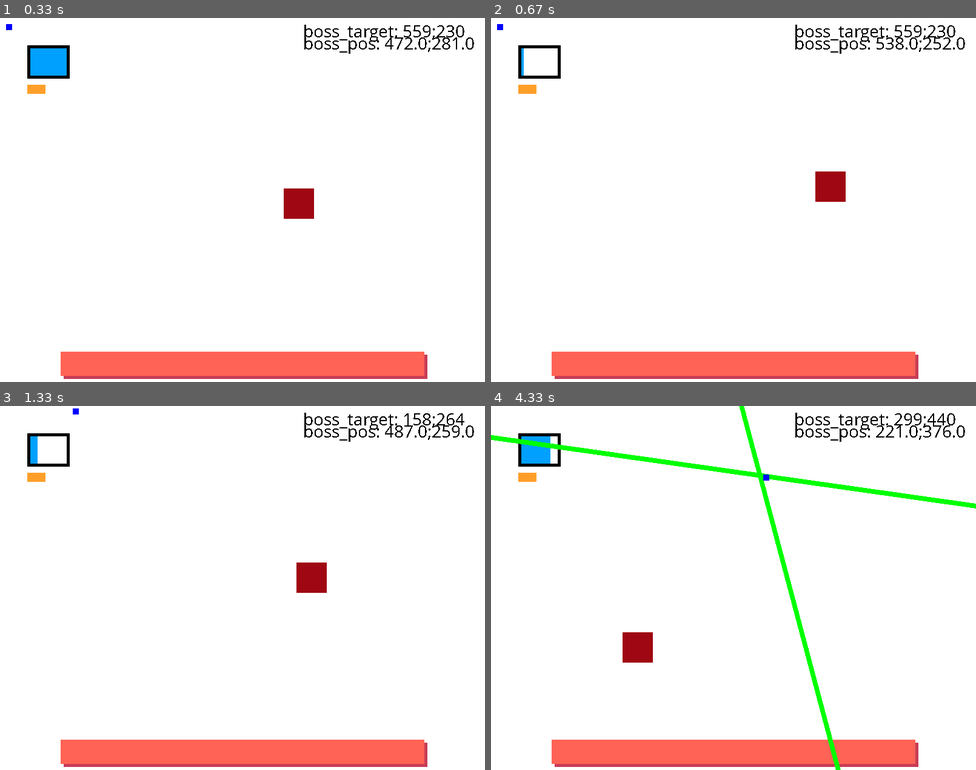
Above: before the commit, frames 1-4 (two rows, left to right).
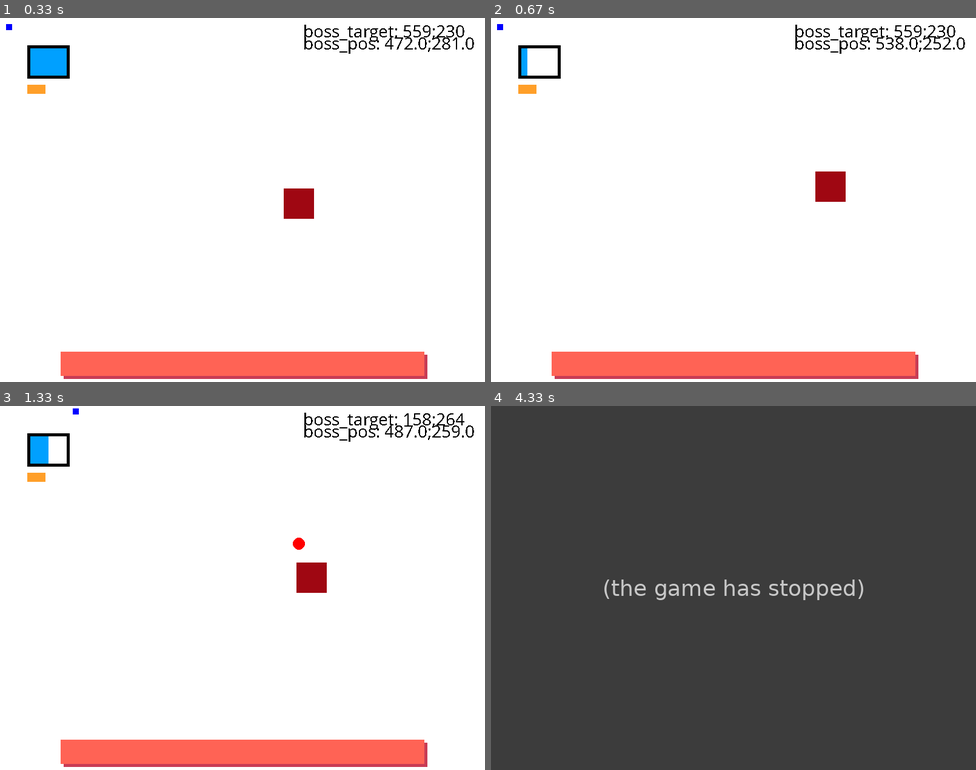
Above: after the commit, the same moments.

Repository: johannesbenjohannes/BlueSquer
Game: pygame game, started from main.py
Two runs of this game, one before a commit and one after it. Both use one fixed random seed, a clock stepped at 60 frames per second and the inputs below.
Inputs:
- Up to frame 1 (0.33 s): no input
- Up to frame 2 (0.67 s): tap Space at 0.33 s
- Up to frame 3 (1.33 s): hold D 0.67-1.13 s; tap Space at 0.73, 1.03, 1.23 s; tap Z at 0.82 s; hold D from 1.17 s (still down)
- Up to frame 4 (4.33 s): tap Space at 1.53, 1.73, 2.07, 2.37, 2.73, 3.13, 3.43, 3.63, 3.93 s; release D at 1.63 s; hold S 1.67-1.97 s; hold D 2-2.63 s; tap Z at 2.15, 3.72 s; hold S 2.67-3.03 s; hold D 3.07-3.53 s; hold D 3.57-4.03 s

Frame 1 is identical in both runs. In frame 2, less than 0.1% of the frame differs, in the area x 6-8%, y 8-16%; in frame 3, 0.2%; in frame 4, 100%, in the area x 0-100%, y 0-100%.
After the commit the program exited at 4.28 s; later frames show no game.

Commit message:
boss shoots when it moves

Diff:
--- a/main.py
+++ b/main.py
@@ -72,7 +72,7 @@
     #drawline = False # Est-ce qu'il faut dessiner la ligne actuellement ?
 
     nb_phase = 2 # Nombre de la phase actuelle
-    nb_phase = 2 # Nombre de la phase actuelle
+
 
     current_pattern = "NO PATTERN" # Pattern actuel
     previous_pattern = "NO PATTERN"
@@ -116,10 +116,10 @@
     phase_2 = ["line2"]
     alive = True # Etat du player
     immortel = True # Mettre 'True' pour ne pas mourrir à la moindre collision
-    immortel = True # Mettre 'True' pour ne pas mourrir à la moindre collision
+
 
     has_dashed = False # Etat du dash
-    compteur_dash = 300 # Cooldown du dash
+    compteur_dash = 120 # Cooldown du dash
 
     has_shot = False
     compteur_shot = 30
@@ -254,10 +254,11 @@
 
 
         if touches[pygame.K_SPACE]:
-            if compteur_dash==300:
+            if compteur_dash==120:
                     has_dashed= True
                     compteur_dash = 0
                     speed = 13
+                    immortel = True
         if has_shot:
             compteur_shot +=1
             if compteur_shot == 30:
@@ -266,8 +267,9 @@
         if has_dashed:
             if compteur_dash>7:
                     speed = 3
+                    immortel = False
         if has_dashed ==True:
-            if compteur_dash==300:
+            if compteur_dash==120:
                 has_dashed=False
 
         # --- Mise a jour de l'affichage Ceci est généralement causé par un autre dépôt poussé
@@ -279,7 +281,7 @@
             #UI elements
             pygame.draw.rect( fenetre, BLUE ,(rect_x, rect_y, 10, 10) )#player
             pygame.draw.circle(fenetre, WHITE,(rect_x+5, rect_y+5,), 200,1)
-            pygame.draw.rect(fenetre, LIGHT_BLUE,(50,50,round(compteur_dash/5),50))#dash bar
+            pygame.draw.rect(fenetre, LIGHT_BLUE,(50,50,round(compteur_dash/2),50))#dash bar
             pygame.draw.rect(fenetre, BLACK,(45,45,70,55),5)#dash box
             pygame.draw.rect(fenetre, LIGHT_BRASS,(45,110,30,15))#casing
             pygame.draw.rect(fenetre, BRASS,(45,110,compteur_shot,15))#bullet
@@ -338,9 +340,10 @@
                 boss.pos.y += boss_target_pos.unit.y
                 dx = boss_target_pos.x - boss.pos.x
                 dy = boss_target_pos.y - boss.pos.y
+                if compteur % 60 == 0:
+                    projectile.append(Bullet(Vector2(boss.pos.x+25,boss.pos.y+25), Vector2(boss.pos.x+25-rect_x+5,boss.pos.y+25-rect_y+5).unit, RED,-4))
 
                 distance = (dx**2 + dy**2) ** 0.5
-                "sybau"
                 if distance < 2:
                     boss.pos.x = boss_target_pos.x
                     boss.pos.y = boss_target_pos.y
@@ -392,8 +395,7 @@
                 if compteur % 20 == 0:
                     if attaques < len(angles):
                         a = angles[attaques]
-                        projectile.append(
-                            Bullet(Vector2(rect_x + 200*m.cos(a), rect_y + 200*m.sin(a)),Vector2(m.cos(a), m.sin(a)),RED,0))
+                        projectile.append(Bullet(Vector2(rect_x + 200*m.cos(a), rect_y + 200*m.sin(a)),Vector2(m.cos(a), m.sin(a)),RED,0))
                         patterns["bullets"]["attaques"] += 1
                     else:
                         draw_what = "NO PATTERN"
